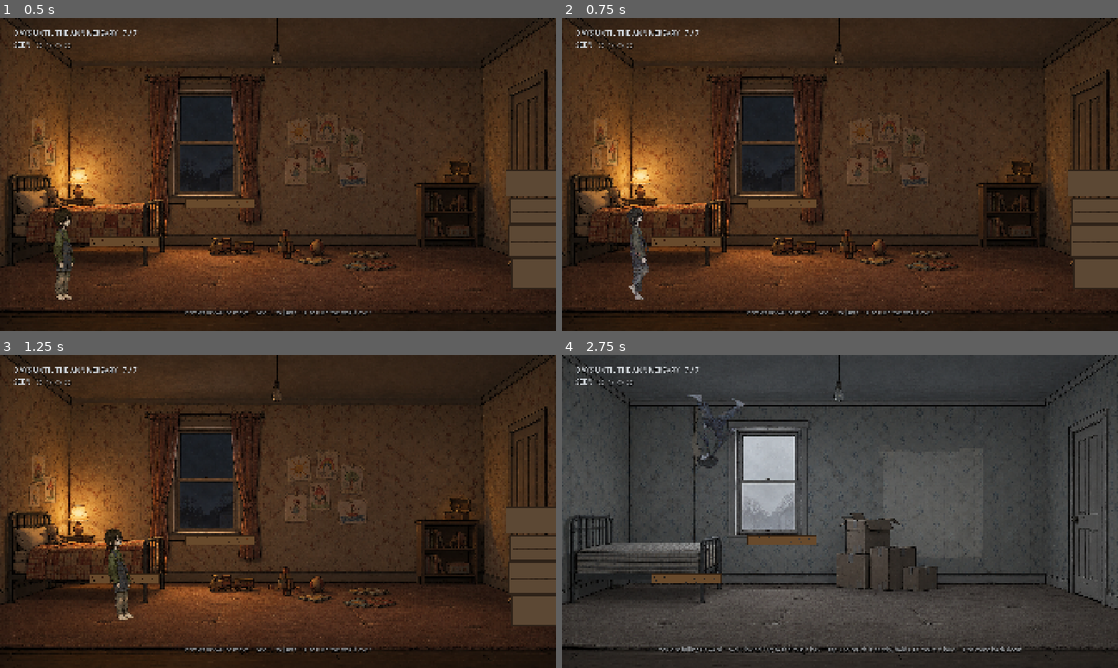
Above: before the commit, frames 1-4 (two rows, left to right).
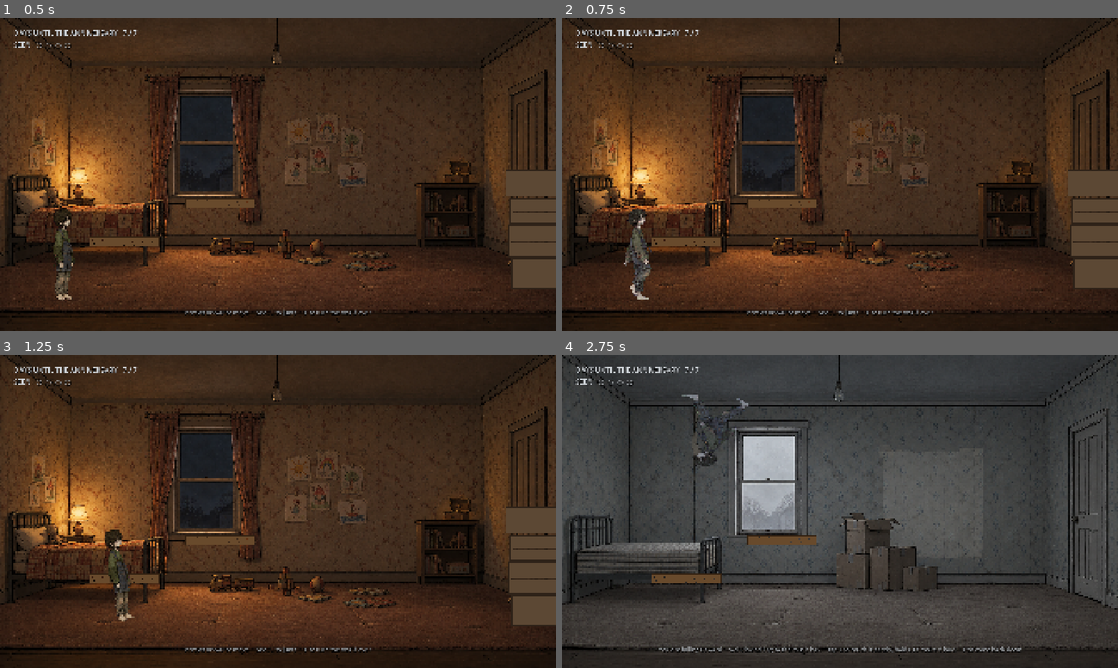
Above: after the commit, the same moments.

Repository: narasimhareddyvalam/walker-houseghost-narasimha-v
Game: Godot game, scene res://scenes/Bedroom.tscn
Same seed, same stepped clock (60 frames per second), same inputs: the game is played once before the commit and once after it. Sound files missing from this copy of the repository are replaced by a short silence.
Inputs:
- Up to frame 1 (0.5 s): no input
- Up to frame 2 (0.75 s): hold Right (move_right) from 0.53 s (still down); hold E (contact) from 0.53 s (still down)
- Up to frame 3 (1.25 s): keep holding Right (move_right); keep holding E (contact); tap Space (jump) at 0.77 s
- Up to frame 4 (2.75 s): release E (contact) at 1.28 s; tap E (contact) at 1.35, 2.3 s; tap Space (jump) at 1.52 s; release Right (move_right) at 2.03 s; hold Left (move_left) from 2.03 s (still down); hold F (flip_world) from 2.03 s (still down)

Frame 1 is identical in both runs. In frame 2, 0.5% of the frame differs, in the area x 11-17%, y 60-90%; in frame 3, 0.2%; in frame 4, 0.3%.

Commit message:
Replace the walk with eight frames; a metadata block fixed the scale drift
Two attempts at an eight-frame cycle failed the same way: the poses
were right and the figure sizes were not. Eight figures in one row also
halved the width available to each, so detail dropped below the
accepted four-frame sheet.

The third attempt used an explicit metadata block pinning layout as two
rows of four, declaring figure scale identical with hair tops and foot
soles on one height guide, and separating what may vary between frames
from what must stay identical. That produced eight usable frames on the
first try. Measured after slicing, the raw heights span 17 px, which is
the gait's own rise and fall rather than drift.

The eight are scaled by one shared factor rather than normalised
individually, so the body dropping on the down poses and rising on the
up poses survives into the game, and bottom-aligned on a common
baseline so the feet never float. The code bob is reduced to a trace
now that the art carries the weight, and the stride is 28 px, about
eleven frames a second at full speed.

Co-Authored-By: Claude Opus 5 (1M context) <noreply@anthropic.com>

Diff:
--- a/godot/scripts/player.gd
+++ b/godot/scripts/player.gd
@@ -20,8 +20,9 @@
 
 const DRIFT_PIXELS := 6.0
 const DRIFT_SECONDS := 2.2
-const STEP_PIXELS := 4.0
-const STRIDE_PIXELS := 30.0   ## ground covered per walk frame — about ten frames a second at full speed, so the legs read as walking rather than stuttering
+const STEP_PIXELS := 2.0      ## the eight frames already carry the rise and fall, so the code only adds a trace
+const ROLL_RADIANS := 0.022   ## shoulder roll, synced to the same stride phase
+const STRIDE_PIXELS := 28.0   ## ground per frame; eight frames make a ~224 px cycle, about eleven frames a second at full speed
 const LEAN_RADIANS := 0.10
 
 signal landed(fall_speed: float)
@@ -38,6 +39,7 @@
 var _step_phase := 0.0
 var _stride_distance := 0.0
 var _walk_frame := 0
+var _body_roll := 0.0
 var _sprite_home_y := 0.0
 var _drift_tween: Tween
 
@@ -49,10 +51,14 @@
 ## The walk cycle belongs to the remembered boy alone. The ghost never walks —
 ## he drifts — which is both the truth of the character and the art we have.
 @onready var _walk_frames: Array[Texture2D] = [
-	preload("res://assets/art/char_walk_1.png"),
-	preload("res://assets/art/char_walk_2.png"),
-	preload("res://assets/art/char_walk_3.png"),
-	preload("res://assets/art/char_walk_4.png"),
+	preload("res://assets/art/char_walk_1.png"),   # contact, right heel down
+	preload("res://assets/art/char_walk_2.png"),   # down, weight on the bent knee
+	preload("res://assets/art/char_walk_3.png"),   # passing, legs together
+	preload("res://assets/art/char_walk_4.png"),   # up, pushing off
+	preload("res://assets/art/char_walk_5.png"),   # contact, left heel down
+	preload("res://assets/art/char_walk_6.png"),
+	preload("res://assets/art/char_walk_7.png"),
+	preload("res://assets/art/char_walk_8.png"),
 ]
 
 
@@ -117,18 +123,28 @@
 	var target_lean := -LEAN_RADIANS * speed_ratio * _facing
 	if not is_on_floor():
 		target_lean = -LEAN_RADIANS * 1.4 * signf(velocity.x) * speed_ratio
-	_sprite.rotation = lerpf(_sprite.rotation, target_lean, 10.0 * delta)
+	_sprite.rotation = lerpf(_sprite.rotation, target_lean + _body_roll, 14.0 * delta)
 
 	var walking := is_on_floor() and absf(direction) > 0.01
+	_update_walk_frame(delta, walking)
+
 	if walking:
 		_stop_drift()
-		_step_phase += delta * 9.0 * speed_ratio
-		_sprite.position.y = _sprite_home_y - absf(sin(_step_phase)) * STEP_PIXELS * _gravity_dir
-	elif is_on_floor() and _drift_tween == null:
-		_step_phase = 0.0
-		_start_drift()
-
-	_update_walk_frame(delta, walking)
+		# Weight. The cycle phase comes from the stride itself, so the body is
+		# lowest on the two contact frames and highest on the two passing
+		# frames — the same beat the legs are drawing — instead of bobbing on
+		# an independent timer that slowly drifts out of step with the feet.
+		var phase := (float(_walk_frame) + _stride_distance / STRIDE_PIXELS) / float(_walk_frames.size())
+		var bob := -absf(sin(phase * TAU)) * STEP_PIXELS * speed_ratio
+		_sprite.position.y = _sprite_home_y + bob * _gravity_dir
+		# A small roll on the same phase, offset a quarter cycle, so the
+		# shoulders lead the hips the way a real gait does.
+		_body_roll = sin(phase * TAU - PI * 0.5) * ROLL_RADIANS * speed_ratio
+	elif is_on_floor():
+		_body_roll = 0.0
+		if _drift_tween == null:
+			_step_phase = 0.0
+			_start_drift()
 
 
 ## Frames advance by ground covered, not by a clock, so the stride always
--- /dev/null
+++ b/godot/tests/shot.gd
@@ -0,0 +1,16 @@
+extends SceneTree
+func _init():
+	await process_frame
+	var s = load("res://scenes/Bedroom.tscn").instantiate()
+	root.add_child(s)
+	var p = s.get_node("Player")
+	await create_timer(1.0).timeout
+	Input.action_press("move_right")
+	var seen := {}
+	for shot in range(8):
+		for i in 5: await physics_frame
+		seen[p._walk_frame] = true
+		root.get_viewport().get_texture().get_image().save_png("res://../evidence/w%d.png" % shot)
+	Input.action_release("move_right")
+	print("frames used: ", seen.keys())
+	quit()
Binary file changed: godot/assets/art/char_walk_1.png
Binary file changed: godot/assets/art/char_walk_2.png
Binary file changed: godot/assets/art/char_walk_3.png
Binary file changed: godot/assets/art/char_walk_4.png
Binary file added: godot/assets/art/char_walk_5.png
Not shown, added: godot/assets/art/char_walk_5.png.import
Binary file added: godot/assets/art/char_walk_6.png
Not shown, added: godot/assets/art/char_walk_6.png.import
Binary file added: godot/assets/art/char_walk_7.png
Not shown, added: godot/assets/art/char_walk_7.png.import
Binary file added: godot/assets/art/char_walk_8.png
Not shown, added: godot/assets/art/char_walk_8.png.import
(and 6 more such lines)
